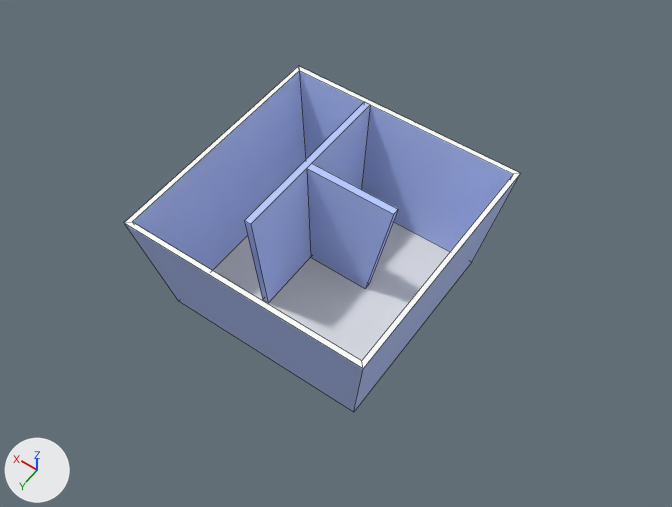
What one commit did to the FBX model Unity/Assets/Models/Room1.fbx.
Before and after are seen from a 50 mm camera at (-1294.0, 1755.0, 2968.0) aimed at (-47.0, 9.0, 225.0). The axes (+X, +Y, +Z) are drawn at lower left. The lights are the same throughout. Mesh edges are drawn as thin lines. Where no turn or scale is listed for an object, it has been applied to the vertices.
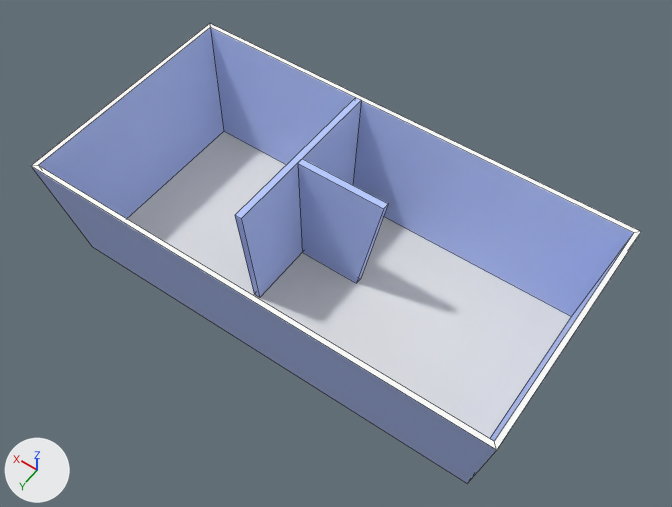
Commit message: New room, 16:9-ish

The change in detail:
me_cube has 32 vertices, 26 faces and spans x -500.0..500.0, y -500.0..500.0, z 2.0..500.0.
me_cube is used by ob_cube; location (0.0, 0.0, 0.0).
me_cube part 1: the loose piece of 8 vertices spanning x 118.0..169.0, y -480.0..251.0, z 19.0..500.0 is moved by (43.0, 0.0, 0.0).
me_cube part 2: the loose piece of 8 vertices spanning x -235.0..141.0, y -102.0..-47.0, z 19.0..500.0 is moved by (43.0, 0.0, 0.0).
me_cube part 3: all 8 vertices in x -500.0..-394.0, y -500.0..500.0, z 2.0..500.0 are moved by (-467.0, 0.0, 0.0).
me_cube part 4: all 8 vertices in x 394.0..500.0, y -500.0..500.0, z 2.0..500.0 are moved by (462.0, 0.0, 0.0).

Pixel boxes (x1, y1, x2, y2) of what changed, in the pictures (672 x 507 px; the box of a moved part takes in the faces that stretch with it):
'Cube', reshaped (54% wider, 33% taller): before (124, 66, 521, 412); after (31, 23, 641, 483)
part 1 of me_cube, moved or reshaped: before (245, 102, 370, 303); after (235, 98, 361, 298)
part 2 of me_cube, moved or reshaped: before (307, 164, 398, 288); after (298, 159, 388, 283)
part 3 of me_cube, moved or reshaped: before (354, 173, 521, 411); after (490, 232, 641, 449)
part 4 of me_cube, moved or reshaped: before (124, 66, 519, 412); after (31, 23, 641, 483)
